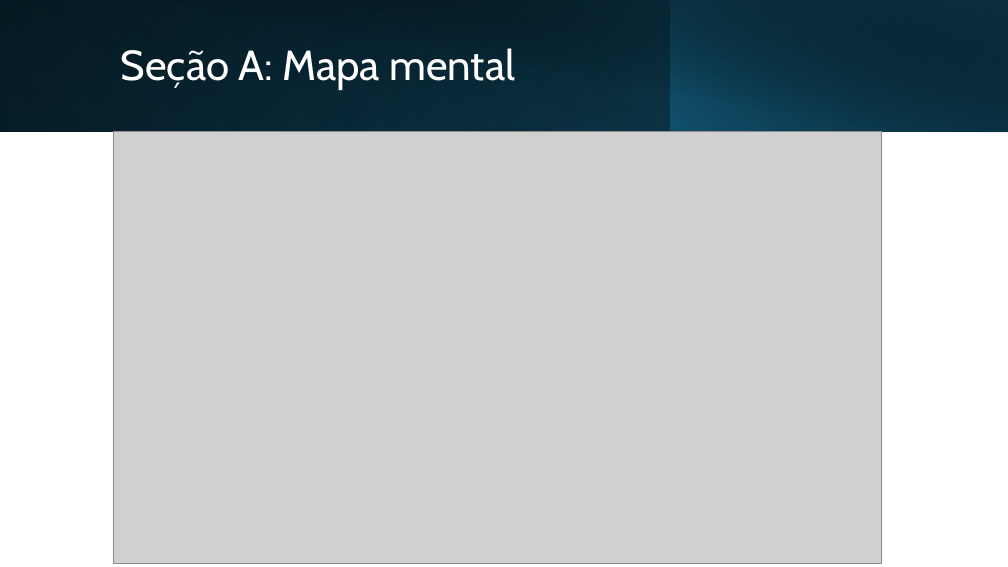
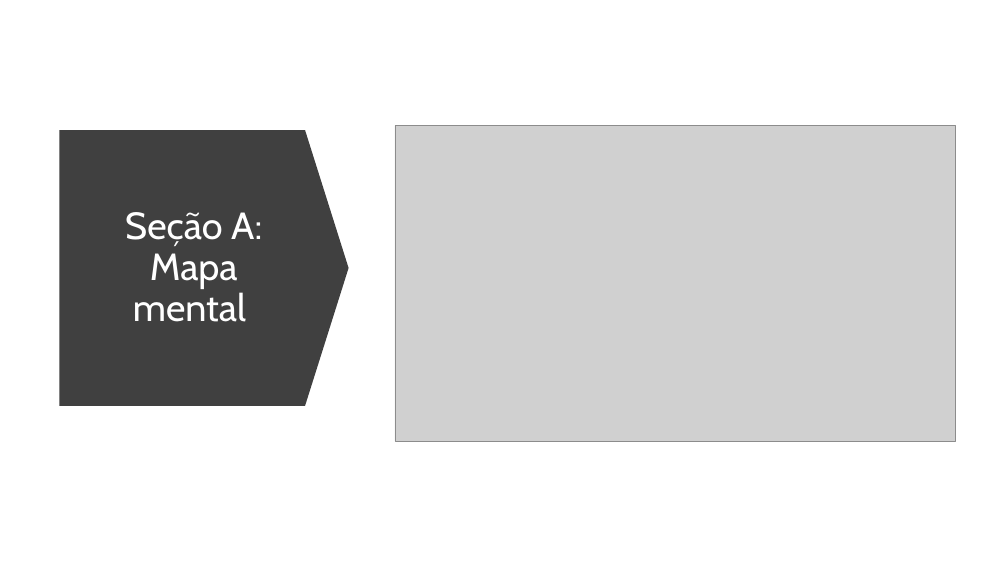
Before and after one commit to VictorManzini/Prompt-e-Intelig-ncia-Artificial-, a slide deck: slide 2 of semestre1/CP1/CP1.VictorManzini.pptx. Drawn at 1008x567 pixels with LibreOffice and Linux fonts; fonts in the diff are those of the drawing; grey boxes stand for pictures. Boxes give left, top, right and bottom in pixels: in the first picture for what was removed or moved away, otherwise in the second. Text is boxed around its words. In the diff, an @@ line names an element or a change of style, - is before the commit and + after.

```diff
--- a/semestre1/CP1/CP1.VictorManzini.pptx
+++ b/semestre1/CP1/CP1.VictorManzini.pptx
@@ rectangle removed at bbox=[0, 0, 1008, 132] @@
@@ rectangle removed at bbox=[0, 0, 671, 132] @@
@@ rectangle removed at bbox=[38, 0, 1008, 132] @@
@@ rectangle removed at bbox=[671, 0, 1008, 132] @@
@@ down arrow added at bbox=[60, 130, 349, 406], fill #404040 @@
@@ picture: place and size @@
-picture at bbox=[113, 132, 882, 564]
+picture at bbox=[395, 126, 956, 441]
@@ title "Seção A: Mapa mental": place and size @@
-title "Seção A: Mapa mental" at bbox=[121, 48, 515, 90]
+title "Seção A: Mapa mental" at bbox=[125, 212, 262, 322]
@@ title "Seção A: Mapa mental" at bbox=[125, 212, 262, 322]: size 40 to 36 pt; alignment left to centre @@
```
Also in this commit, not shown: 12 other slides changed, 3 slides added, 1 other file.
